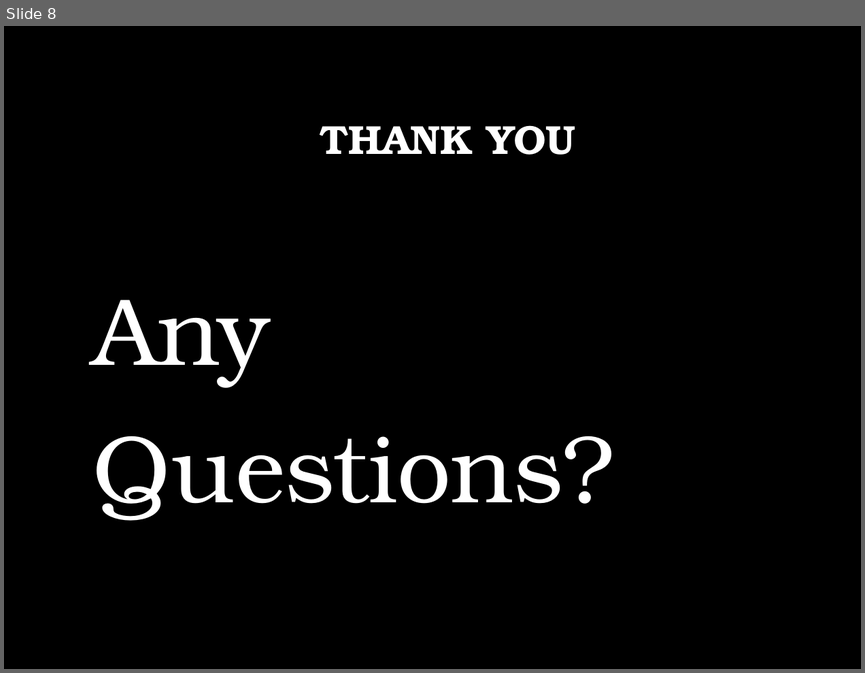
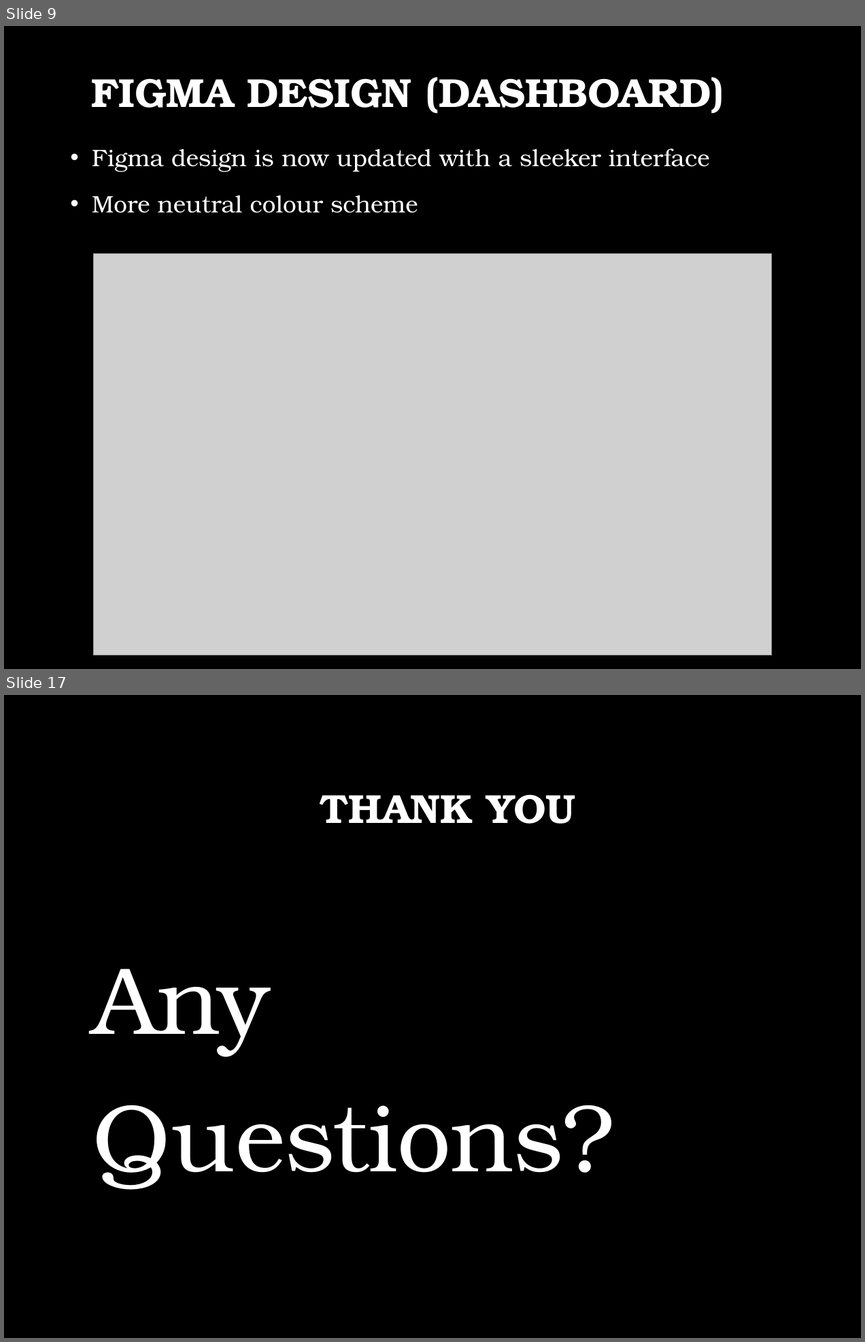
Before and after one commit to yuriiSY/Study-Buddy, a slide deck: Weekly Submissions/Week3/Presentation Week 3.pptx. Shown one above the other, each under a label of ours: slide 8 before the commit, slides 9 and 17 after it; the slides between them are not shown. The pictures are 865x673 and 865x1342 pixels, drawn with LibreOffice and Linux fonts; fonts in the diff are those of the drawing; grey boxes stand for pictures; background and template pictures are left out. Boxes give left, top, right and bottom in pixels: in the first picture for what was removed or moved away, otherwise in the second. Text is boxed around its words. In the diff, an @@ line names an element or a change of style, - is before the commit and + after.

```diff
--- a/Weekly Submissions/Week3/Presentation Week 3.pptx
+++ b/Weekly Submissions/Week3/Presentation Week 3.pptx
@@ slide 9 added at <box>4,26,861,669</box>, background picture (left out) @@
@@ title added at <box>91,77,724,113</box>, 34 pt, text #FFFFFF, bold @@
+FIGMA DESIGN (DASHBOARD)
@@ text added at <box>92,148,710,213</box>, 20 pt, text #FFFFFF @@
+• Figma design is now updated with a sleeker interface
+• More neutral colour scheme
@@ picture added at <box>93,254,772,655</box> @@
@@ what was slide 8 is now slide 17 @@
```
Also in this commit, not shown: 3 slides changed, 10 other slides added, 2 slides removed.
